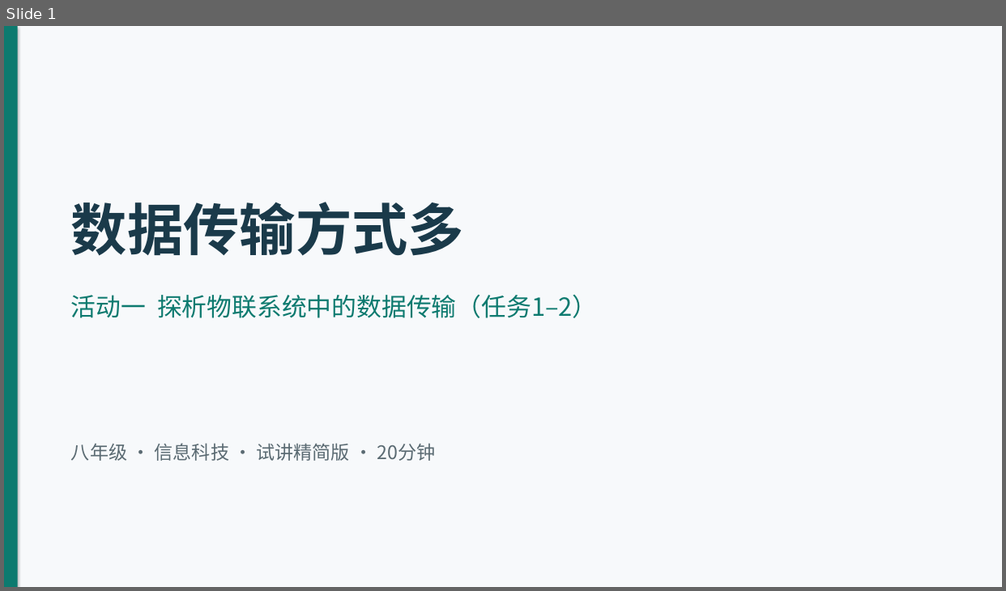
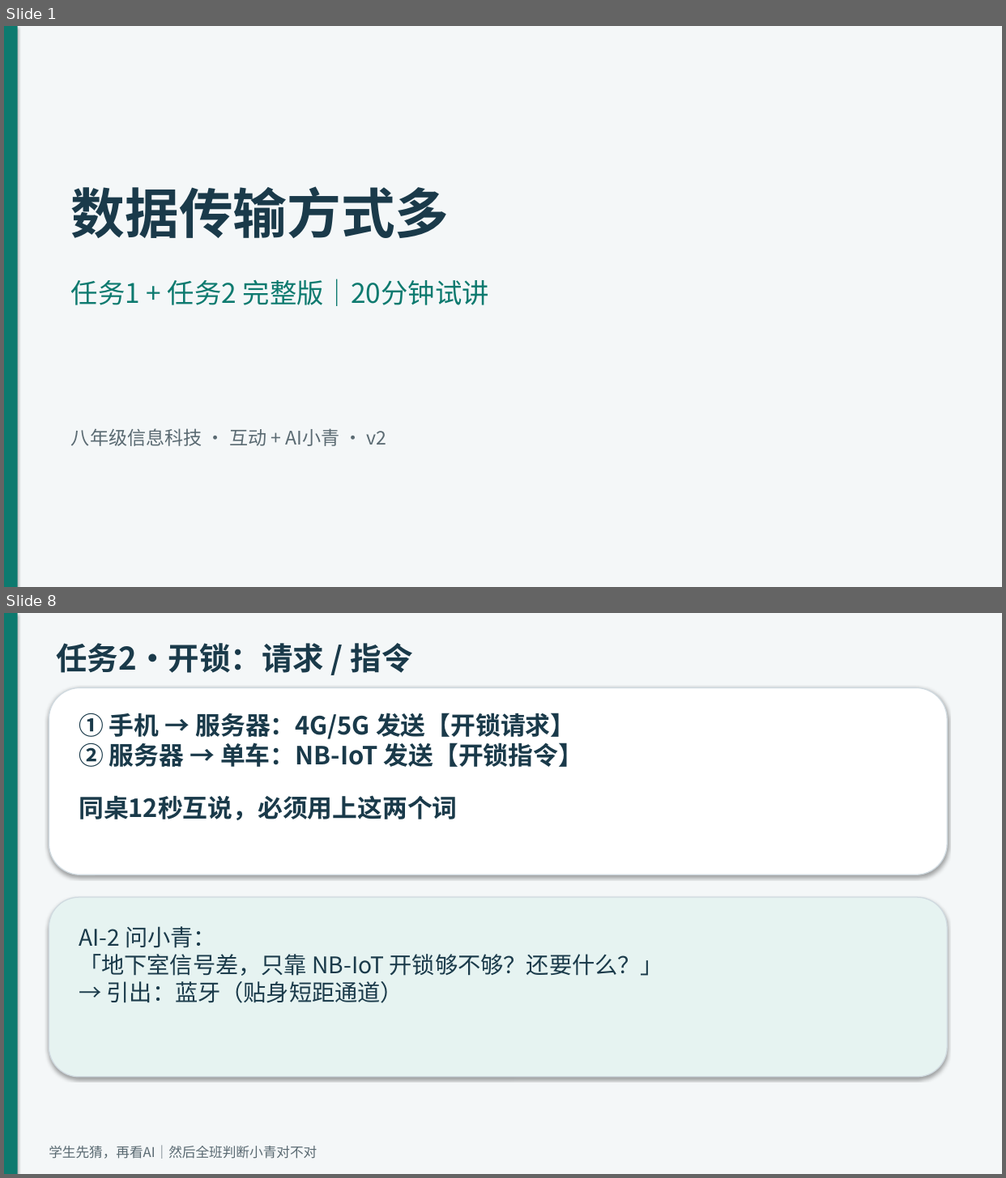
Before and after one commit to Estherqian24/EstherBlog, a slide deck: 第6课-试讲精简版-任务一二-20分钟.pptx. Shown one above the other, each under a label of ours: slide 1 before the commit, slides 1 and 8 after it; the slides between them are not shown. The pictures are 1006x591 and 1006x1178 pixels, drawn with LibreOffice and Linux fonts; fonts in the diff are those of the drawing. Boxes give left, top, right and bottom in pixels: in the first picture for what was removed or moved away, otherwise in the second. Text is boxed around its words. In the diff, an @@ line names an element or a change of style, - is before the commit and + after.

```diff
--- a/第6课-试讲精简版-任务一二-20分钟.pptx
+++ b/第6课-试讲精简版-任务一二-20分钟.pptx
@@ slide 8 added at (4, 613, 1002, 1174), background #FFFFFF @@
@@ rectangle added at (4, 613, 1002, 1174), fill #F4F7F8 @@
@@ rectangle added at (4, 613, 18, 1174), fill #0D7A6F @@
@@ text added at (56, 643, 413, 673), 30 pt, text #1A3A4A, bold @@
+任务2·开锁：请求 / 指令
@@ rounded rectangle added at (49, 688, 948, 875), fill #FFFFFF, outline #D0DAE0 1 pt @@
@@ text added at (79, 713, 583, 820), 24 pt, text #1A3A4A, bold @@
+① 手机 → 服务器：4G/5G 发送【开锁请求】
+② 服务器 → 单车：NB-IoT 发送【开锁指令】
+同桌12秒互说，必须用上这两个词
@@ rounded rectangle added at (49, 897, 948, 1077), fill #E6F3F1, outline #D0DAE0 1 pt @@
@@ text added at (79, 926, 663, 1003), 22 pt, text #1A3A4A @@
+AI-2 问小青：
+「地下室信号差，只靠 NB-IoT 开锁够不够？还要什么？」
+→ 引出：蓝牙（贴身短距通道）
@@ text added at (49, 1145, 317, 1159), 13 pt, text #5A6A72 @@
+学生先猜，再看AI｜然后全班判断小青对不对
@@ slide 1 changed as well @@
@@ rectangle at (4, 26, 1002, 587): fill #F7F9FB to #F4F7F8 @@
@@ text "数据传输方式多": place and size @@
-text "数据传输方式多" at (71, 202, 464, 256)
+text "数据传输方式多" at (71, 186, 450, 238)
@@ text "数据传输方式多" at (71, 186, 450, 238): size 54 to 52 pt @@
@@ text at (71, 279, 489, 306): text changed; size 24 to 26 pt @@
-活动一 探析物联系统中的数据传输（任务1–2）
+任务1 + 任务2 完整版｜20分钟试讲
@@ text at (71, 429, 387, 446): text changed @@
-八年级 · 信息科技 · 试讲精简版 · 20分钟
+八年级信息科技 · 互动 + AI小青 · v2
```
Also in this commit, not shown: 1 other slide changed, 8 other slides added, 8 slides removed, 2 other files.
